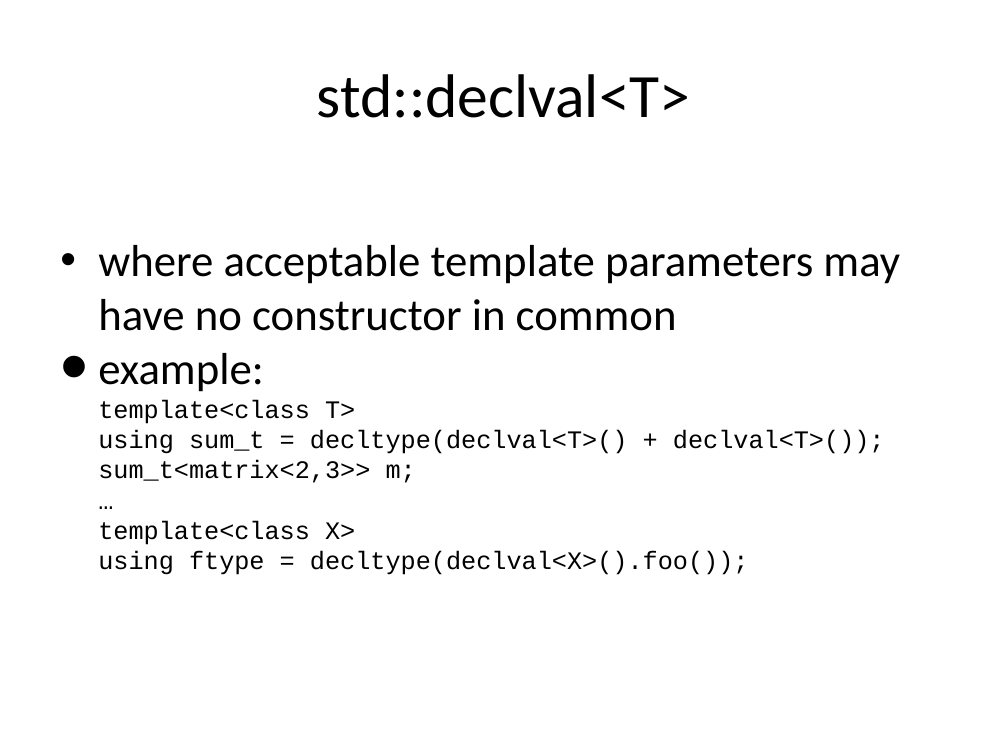
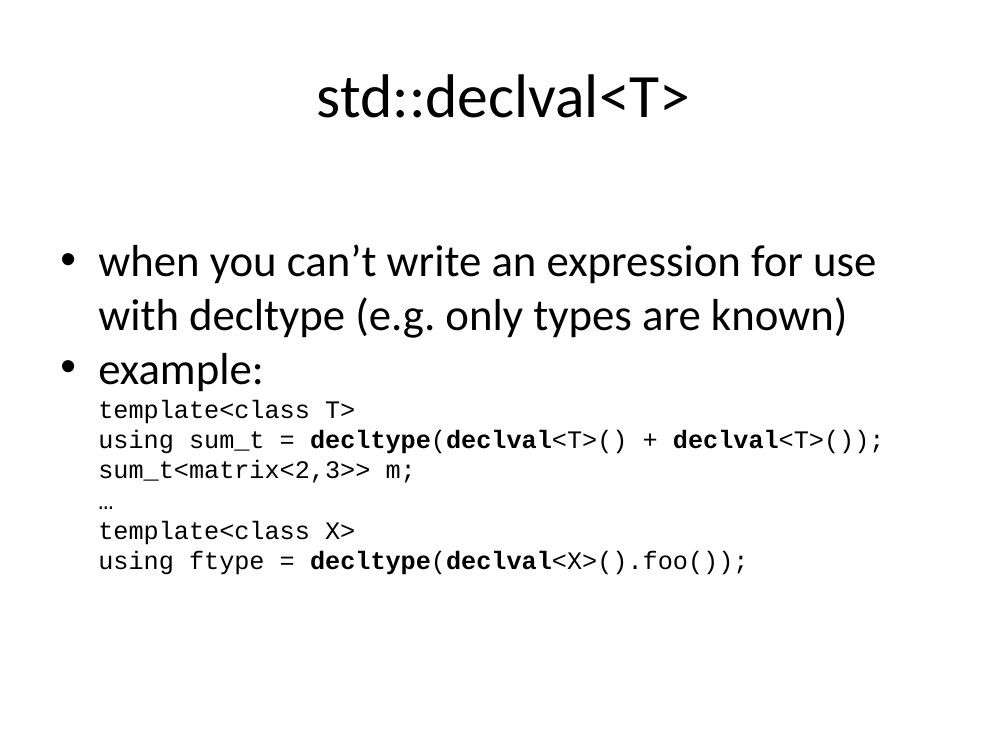
Before and after one commit to xtofl/cpp11training, a slide deck: slide 43 of slides/1.coreextensions-c11-121213071023-phpapp02-reordered.pptx (slide 42 before the commit). Drawn at 1008x756 pixels with LibreOffice and Linux fonts; fonts in the diff are those of the drawing. Boxes give left, top, right and bottom in pixels: in the first picture for what was removed or moved away, otherwise in the second. Text is boxed around its words. In the diff, an @@ line names an element or a change of style, - is before the commit and + after.

```diff
--- a/slides/1.coreextensions-c11-121213071023-phpapp02-reordered.pptx
+++ b/slides/1.coreextensions-c11-121213071023-phpapp02-reordered.pptx
@@ text at (98,244,876,338): text changed @@
-• where acceptable template parameters may have no constructor in common
+• when you can’t write an expression for use with decltype (e.g. only types are known)
@@ text at (98,353,885,575): bold on in "decltype(declval<T>() declval<T>()); decltype(declval<X>().f ..." @@
```
Also in this commit, not shown: 28 other slides changed, 3 slides added, 2 other files.
